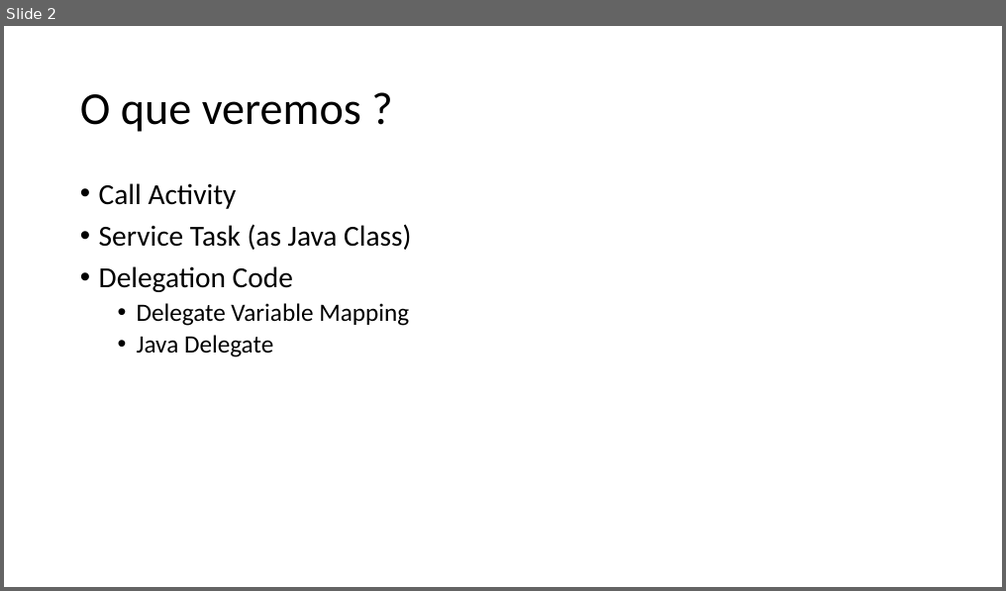
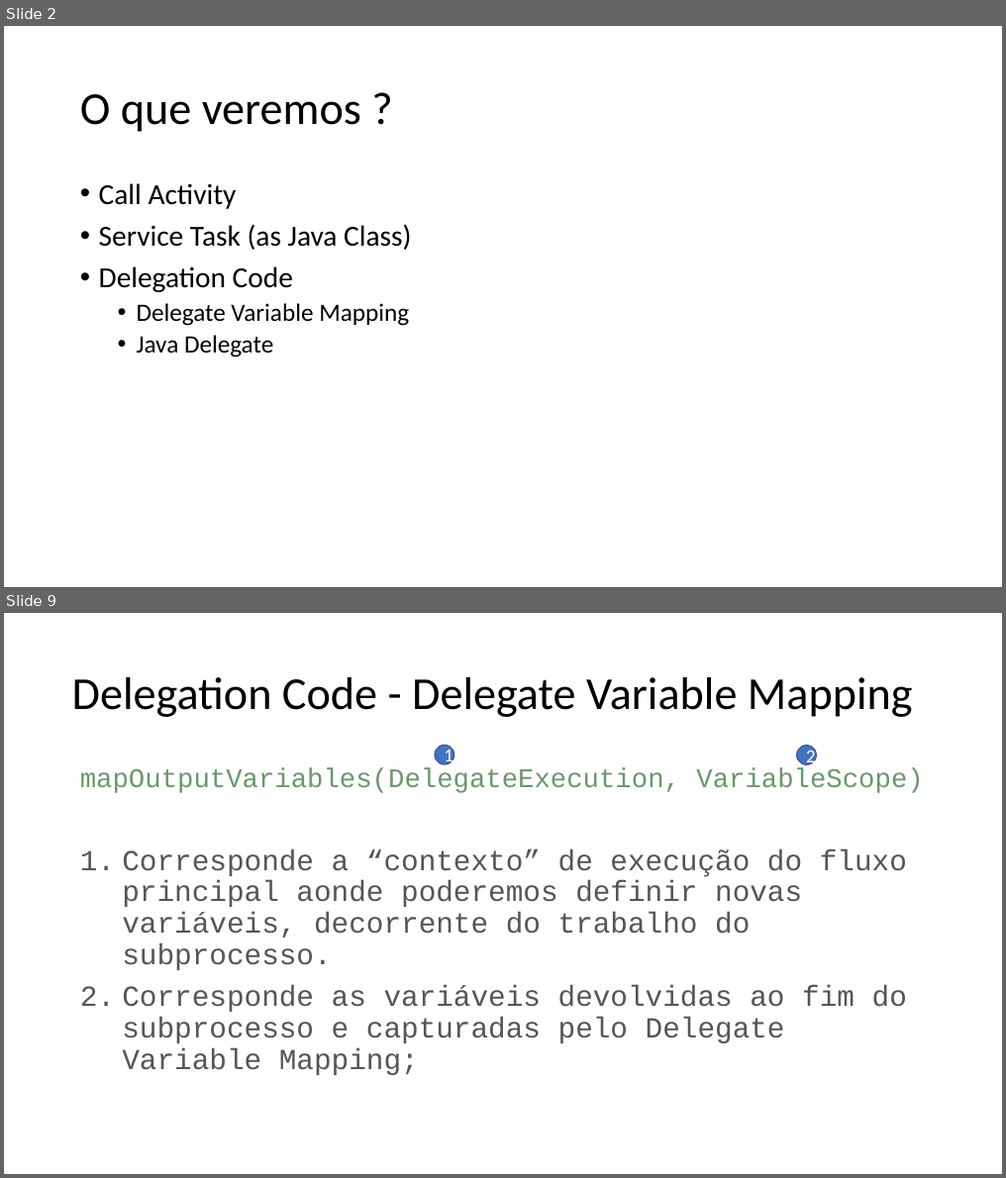
Before and after one commit to phmmdev/spring-boot-camunda-studies, a slide deck: misc/presentation/knowlegde-base.pptx. Shown one above the other, each under a label of ours: slide 2 before the commit, slides 2 and 9 after it; the slides between them are not shown. The pictures are 1006x591 and 1006x1178 pixels, drawn with LibreOffice and Linux fonts; fonts in the diff are those of the drawing. Boxes give left, top, right and bottom in pixels: in the first picture for what was removed or moved away, otherwise in the second. Text is boxed around its words. In the diff, an @@ line names an element or a change of style, - is before the commit and + after.

```diff
--- a/misc/presentation/knowlegde-base.pptx
+++ b/misc/presentation/knowlegde-base.pptx
@@ slide 9 added at (4, 613, 1002, 1174), background #FFFFFF @@
@@ title added at (72, 677, 913, 717), 44 pt, text #000000 @@
+Delegation Code - Delegate Variable Mapping
@@ ellipse added at (435, 745, 453, 764), fill #4472C4, outline #325491 1 pt, 18 pt, text #FFFFFF @@
+1
@@ ellipse added at (797, 746, 816, 765), fill #4472C4, outline #325491 1 pt, 18 pt, text #FFFFFF @@
+2
@@ text added at (80, 767, 923, 1075), 28 pt, text #555555 @@
+mapOutputVariables(DelegateExecution, VariableScope)
+1. Corresponde a “contexto” de execução do fluxo principal aonde poderemos definir novas variáveis, decorrente do trabalho do subprocesso.
+2. Corresponde as variáveis devolvidas ao fim do subprocesso e capturadas pelo Delegate Variable Mapping;
```
Also in this commit, not shown: 3 slides changed, 5 other slides added, 1 slide removed.
